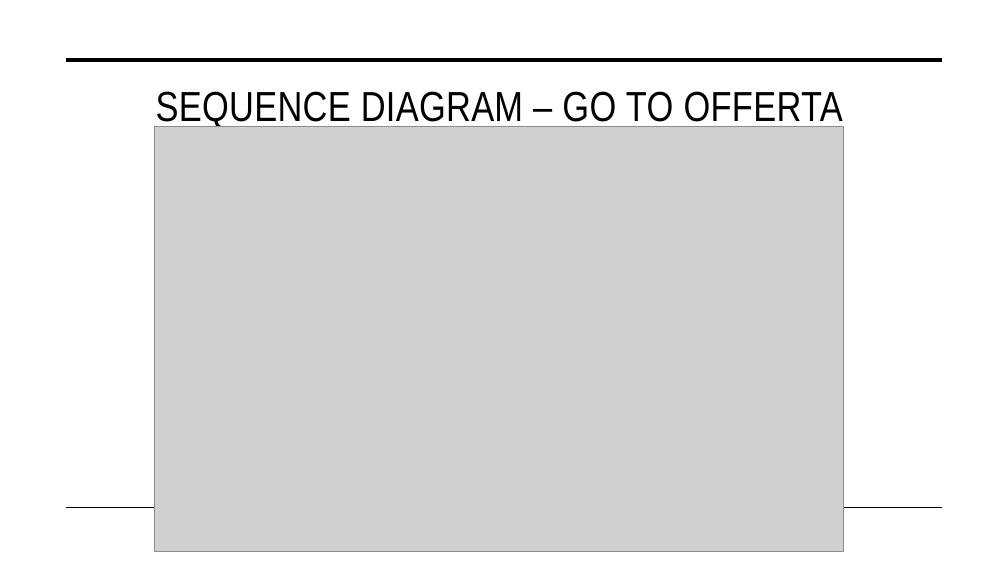
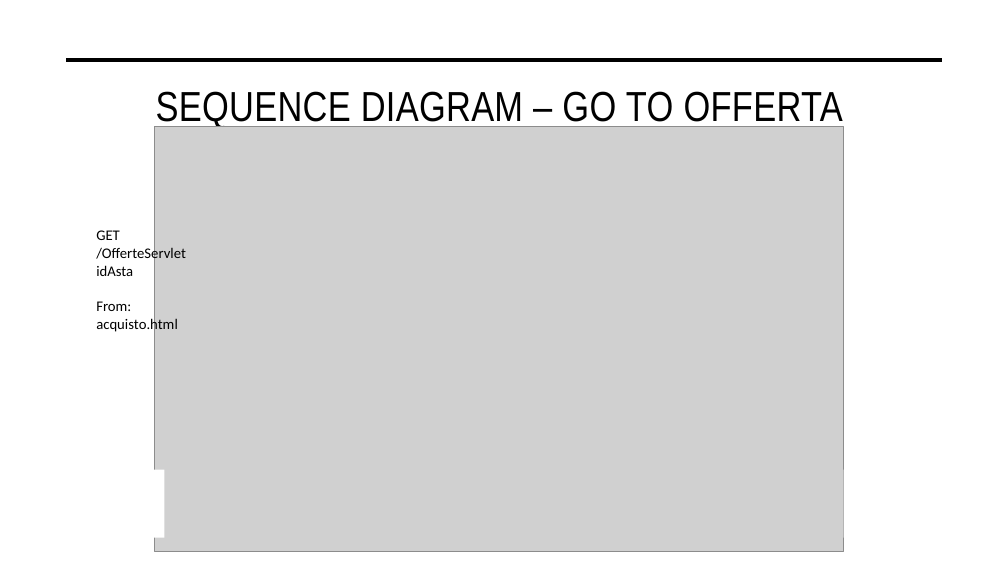
Before and after one commit to nicolospuri/AuctionSystem-Website, a slide deck: slide 27 of deliverables/PresentazioneProgettoTIW.pptx (slide 25 before the commit). Drawn at 1008x567 pixels with LibreOffice and Linux fonts; fonts in the diff are those of the drawing; grey boxes stand for pictures. Boxes give left, top, right and bottom in pixels: in the first picture for what was removed or moved away, otherwise in the second. Text is boxed around its words. In the diff, an @@ line names an element or a change of style, - is before the commit and + after.

```diff
--- a/deliverables/PresentazioneProgettoTIW.pptx
+++ b/deliverables/PresentazioneProgettoTIW.pptx
@@ text added at [96,230,186,333], 14 pt, text #000000 @@
+GET
+/OfferteServlet
+idAsta
+From: acquisto.html
@@ rectangle added at [18,470,165,538], fill #FFFFFF @@
@@ rectangle added at [844,470,991,538], fill #FFFFFF @@
```
Also in this commit, not shown: 26 other slides changed, 4 other files.
